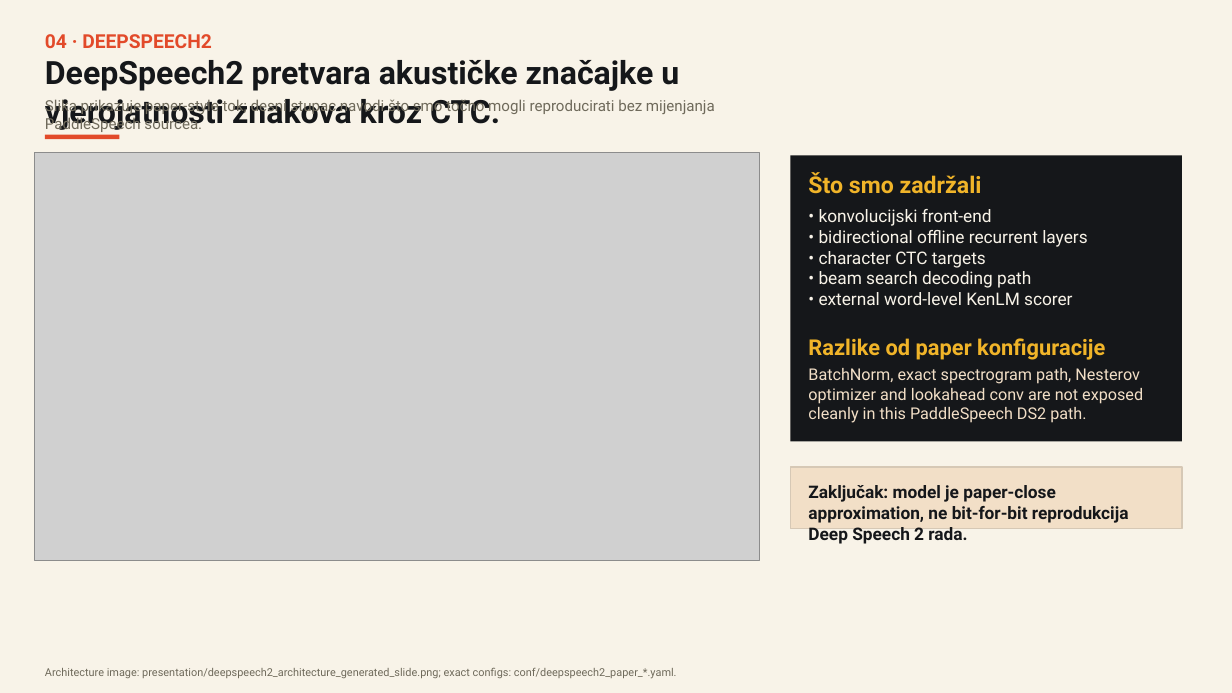
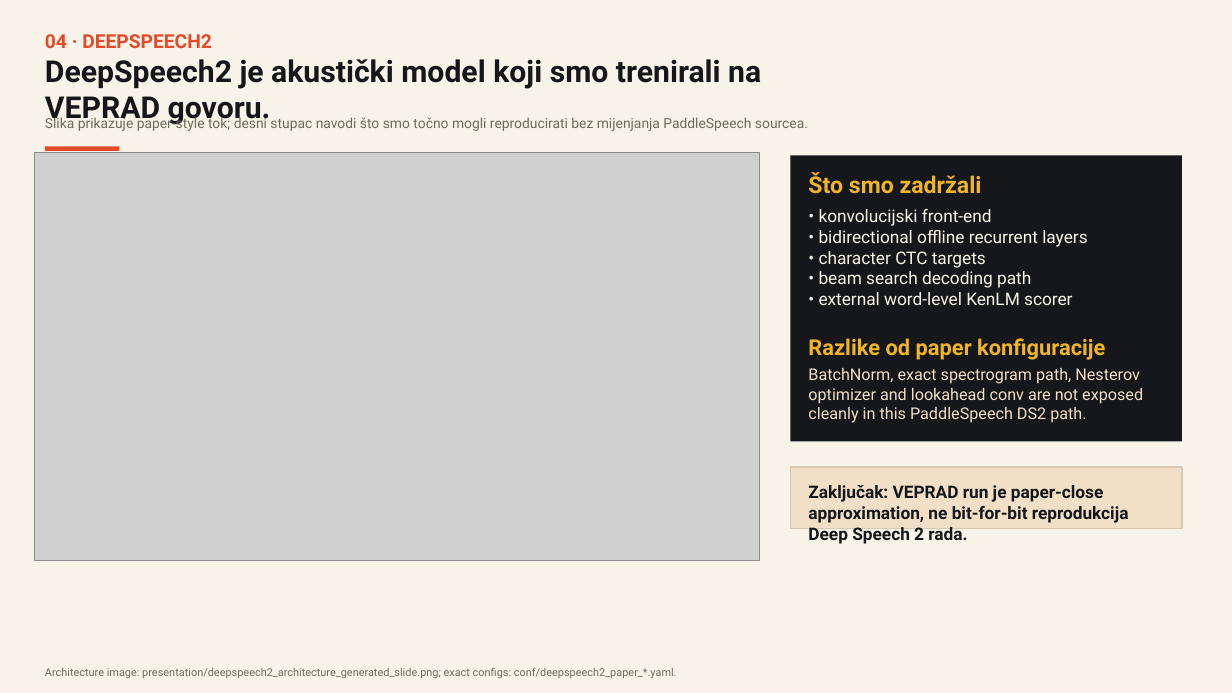
Before and after one commit to lukaIvanic/paddle_deepspeech2_clean, a slide deck: slide 4 of presentation/ROGJ_Deepspeech2_topic_presentation.pptx. Drawn at 1232x693 pixels with LibreOffice and Linux fonts; fonts in the diff are those of the drawing; grey boxes stand for pictures. Boxes give left, top, right and bottom in pixels: in the first picture for what was removed or moved away, otherwise in the second. Text is boxed around its words. In the diff, an @@ line names an element or a change of style, - is before the commit and + after.

Commit message:
Center VEPRAD in presentation narrative

```diff
--- a/presentation/ROGJ_Deepspeech2_topic_presentation.pptx
+++ b/presentation/ROGJ_Deepspeech2_topic_presentation.pptx
@@ text at (45, 59, 761, 126): text changed; size 25 to 23.5 pt @@
-DeepSpeech2 pretvara akustičke značajke u vjerojatnosti znakova kroz CTC.
+DeepSpeech2 je akustički model koji smo trenirali na VEPRAD govoru.
@@ text "Slika prikazuje paper-style tok; desni ...": place and size @@
-text "Slika prikazuje paper-style tok; desni ..." at (45, 98, 715, 132)
+text "Slika prikazuje paper-style tok; desni ..." at (45, 115, 808, 131)
@@ text "Slika prikazuje paper-style tok; desni ..." at (45, 115, 808, 131): size 11.8 to 10.8 pt @@
@@ rectangle: place and size @@
-rectangle at (45, 135, 120, 140)
+rectangle at (45, 146, 120, 151)
@@ text at (808, 485, 1129, 544): text changed @@
-Zaključak: model je paper-close approximation, ne bit-for-bit reprodukcija Deep Speech 2 rada.
+Zaključak: VEPRAD run je paper-close approximation, ne bit-for-bit reprodukcija Deep Speech 2 rada.
```
Also in this commit, not shown: 6 other slides changed, 1 other file.
